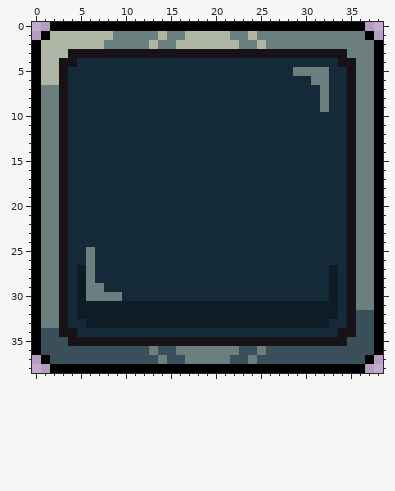
A pixel-art file gets an edit: packages/client/src/assets/ui{m}/button-disabled.aseprite. Above is the file before it was changed.
39x39 pixels, 1 frame.
After:
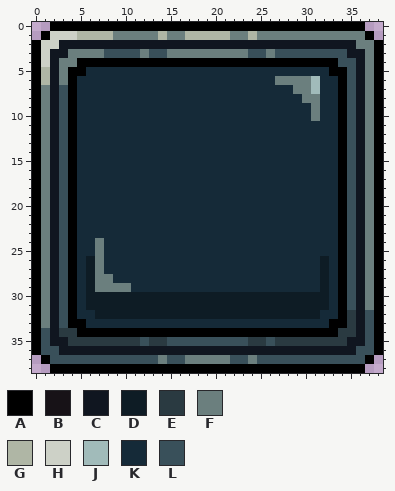
Palette (. is transparent): A #000000  B #171217  C #101620  D #0e1c25  E #2a3a41  F #6b7f7e  G #afb6a5  H #cdd1c7  J #a1bbba  K #152a38  L #39505a
The edit:
layer "Layer 3" added
Changed rows in their new state; - is an unchanged pixel.
Layer "Layer 3":
first column x 1:
 1 -HHH--------------------------------
 2 HHCCCCCCCCCCCCCCCCCCCCCCCCCCCCCCCCC-
 3 HCCFFFFLLLLFLLFFFFFFFFFLLFLLLLLLLLCC
 4 HCFFAAAAAAAAAAAAAAAAAAAAAAAAAAAAALLC
 5 -CFAA-----------------------KKKKAALC
 6 -CFA----------------------FFFFJK-ALC
 7 -CLA------------------------FFJK-ALC
 8 -CLA-------------------------FFK-ALC
 9 -CLA--------------------------FK-ALC
10 -CLA--------------------------F--ALC
11 -CLA-----------------------------ALC
12 -CLA-----------------------------ALC
13 -CLA-----------------------------ALC
14 -CLA-----------------------------ALC
15 -CLA-----------------------------ALC
16 -CLA-----------------------------ALC
17 -CLA-----------------------------ALC
18 -CLA-----------------------------ALC
19 -CLA-----------------------------ALC
20 -CLA-----------------------------ALC
21 -CLA-----------------------------ALC
22 -CLA-----------------------------ALC
23 -CLA-----------------------------ALC
24 -CLA--F--------------------------ALC
25 -CLA-KF--------------------------ALC
26 -CLA-DF------------------------D-ALC
27 -CLAKDF------------------------DKALC
28 -CLAKDFF-----------------------DKALC
29 -CLAKD-FFF---------------------DKALC
30 -CLAKDDDDDDDDDDDDDDDDDDDDDDDDDDDKALC
31 -CLAK---------------------------KALC
32 -CLAKK-------------------------KKAEC
33 -CLAAKKKKKKKKKKKKKKKKKKKKKKKKKKKAAEC
34 -CEEAAAAAAAAAAAAAAAAAAAAAAAAAAAAAEEC
35 -CCEEEEEEEELEELLLLLLLLLEELEEEEEEEECC
36 --CCCCCCCCCCCCCCCCCCCCCCCCCCCCCCCCC-
